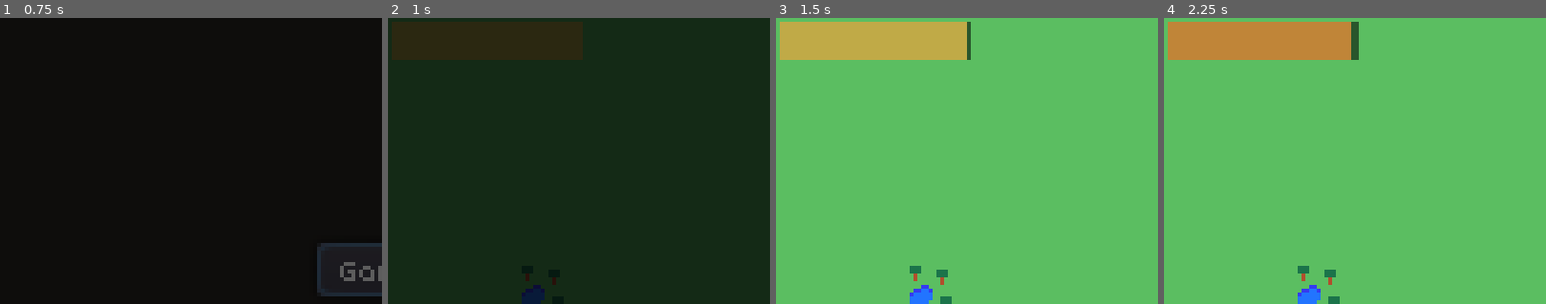
Above: before the commit, frames 1-4 (left to right).
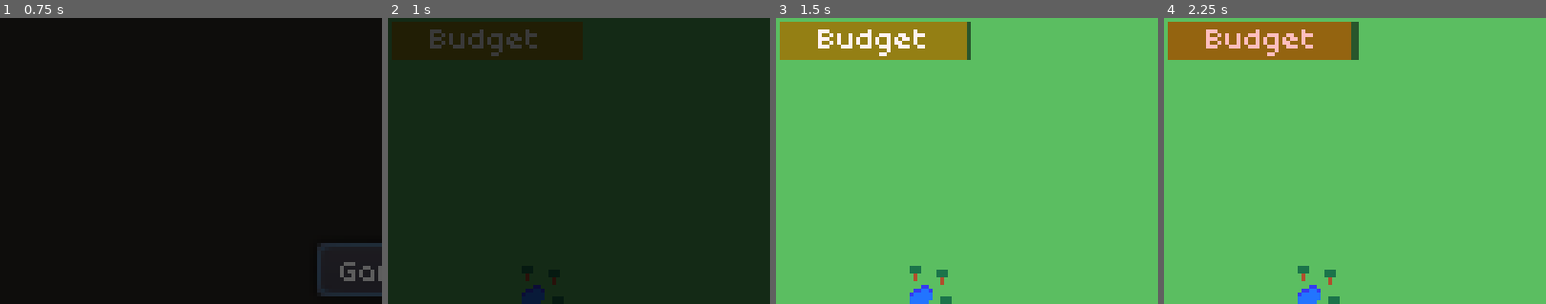
Above: after the commit, the same moments.

Repository: Byteron/ludum-dare-44
Game: Godot game, scene res://source/interface/menu/TitleScreen.tscn
The game is run twice, just before and just after one commit, with the same random seed, the same clock (stepped at 60 frames per second) and the same inputs.
Inputs (mouse positions are % of the whole screen's width and height, from its top left):
- Up to frame 1 (0.75 s): click "Game" at 0.5 s
- Up to frame 2 (1 s): no input
- Up to frame 3 (1.5 s): move the mouse to (72, 45) at 1.27 s; press the mouse at (72, 45) at 1.28 s
- Up to frame 4 (2.25 s): tap Enter at 2 s; move the mouse to (30, 55) at 2.02 s; release the mouse at (30, 55) at 2.03 s; click (30, 55) at 2.1 s
The pictures show only the part of the screen within x 0-50%, y 0-50%; the shares and areas given below are measured in that part.

Frame 1 is identical in both runs. In frame 2, 0.9% of the frame differs, in the area x 11-39%, y 4-14%; in frame 3, 6.5%, in the area x 1-50%, y 1-15%; in frame 4, 6.4%.

Commit message:
added label to budget progress bar

Diff:
--- a/source/interface/hud/TopPanel.tscn
+++ b/source/interface/hud/TopPanel.tscn
@@ -28,5 +28,11 @@
 texture_under = ExtResource( 3 )
 texture_progress = ExtResource( 3 )
 tint_under = Color( 0, 0, 0, 0.54902 )
-tint_progress = Color( 0.752941, 0.701961, 0.294118, 1 )
+tint_progress = Color( 0.580392, 0.52549, 0.0823529, 1 )
 nine_patch_stretch = true
+
+[node name="Label" type="Label" parent="HBoxContainer/BugdetProgress"]
+anchor_right = 1.0
+anchor_bottom = 1.0
+text = "Budget"
+align = 1
